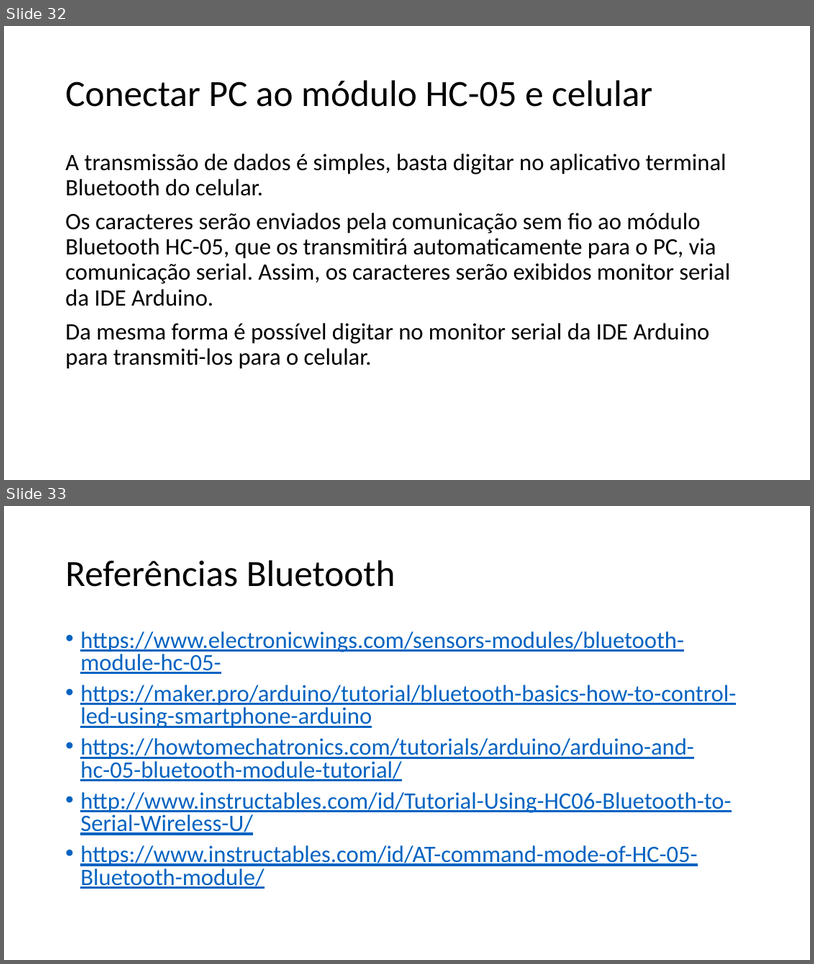
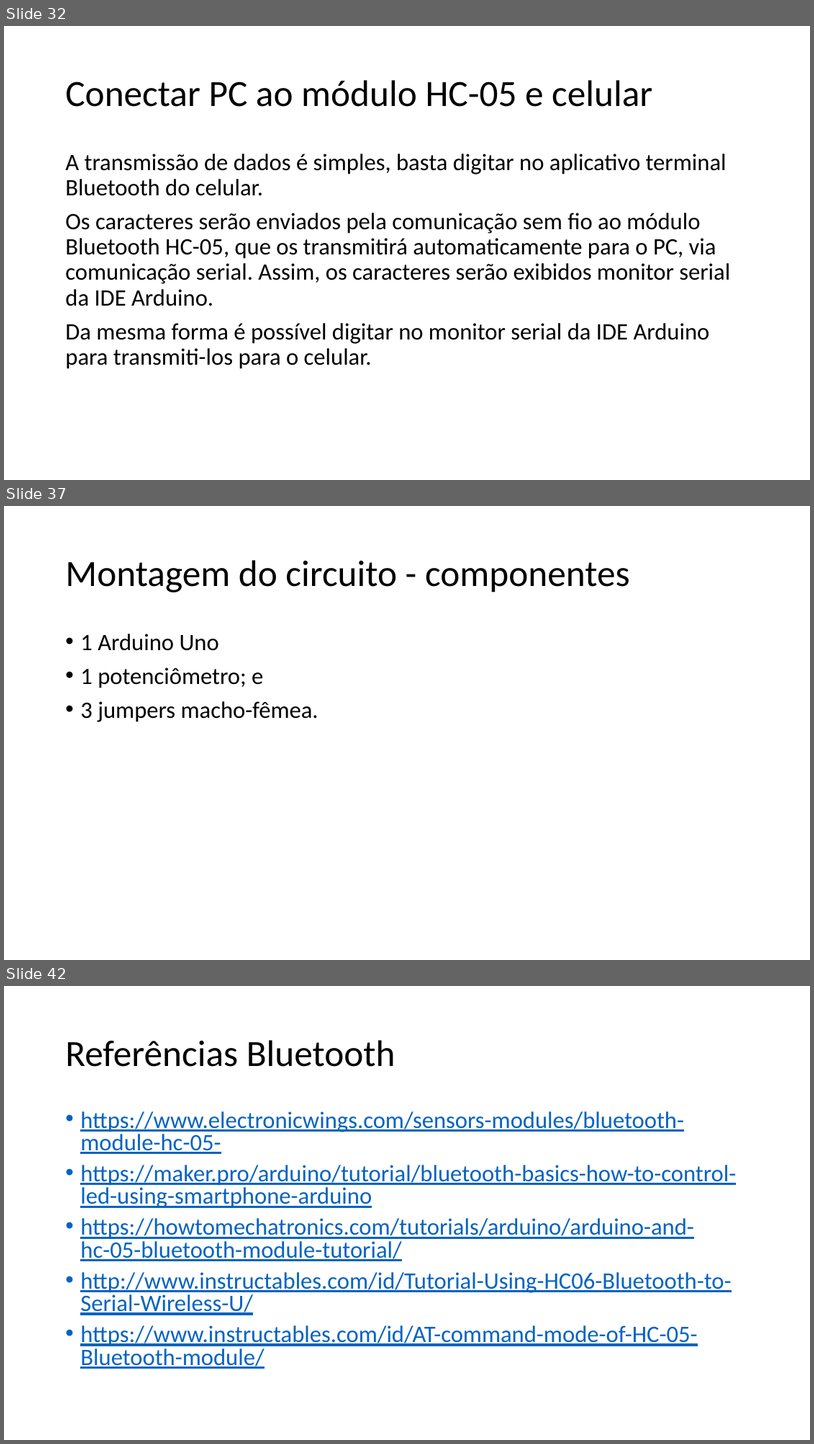
Before and after one commit to salmo-jr/public-slides, a slide deck: arduino-bluetooth.pptx. Shown one above the other, each under a label of ours: slides 32 and 33 before the commit, slides 32, 37 and 42 after it; the slides between them are not shown. The pictures are 814x964 and 814x1444 pixels, drawn with LibreOffice and Linux fonts; fonts in the diff are those of the drawing. Boxes give left, top, right and bottom in pixels: in the first picture for what was removed or moved away, otherwise in the second. Text is boxed around its words. In the diff, an @@ line names an element or a change of style, - is before the commit and + after.

Commit message:
inserção de slides de experimento com potenciômetro e referências para o sensor de temperatura LM35

```diff
--- a/arduino-bluetooth.pptx
+++ b/arduino-bluetooth.pptx
@@ slide 37 added at box(4, 506, 810, 960), background #FFFFFF @@
@@ title added at box(65, 560, 630, 592), 44 pt, text #000000 @@
+Montagem do circuito - componentes
@@ text added at box(80, 633, 319, 722), 28 pt, text #000000 @@
+• 1 Arduino Uno
+• 1 potenciômetro; e
+• 3 jumpers macho-fêmea.
@@ what was slide 33 is now slide 42 @@
```
Also in this commit, not shown: 1 slide changed, 8 other slides added, 1 other file.
